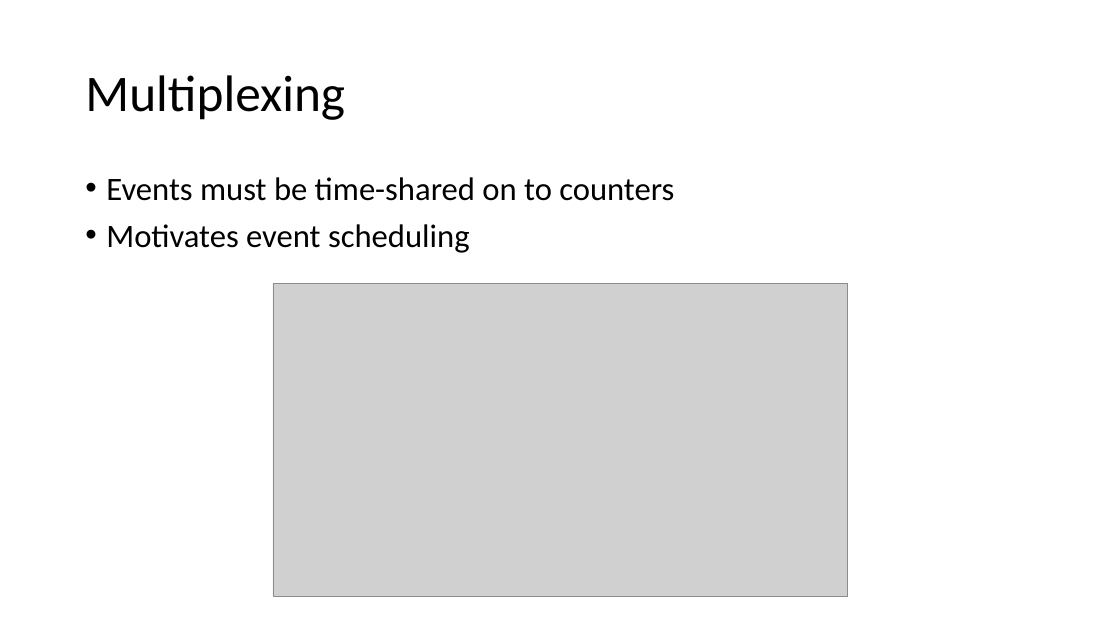
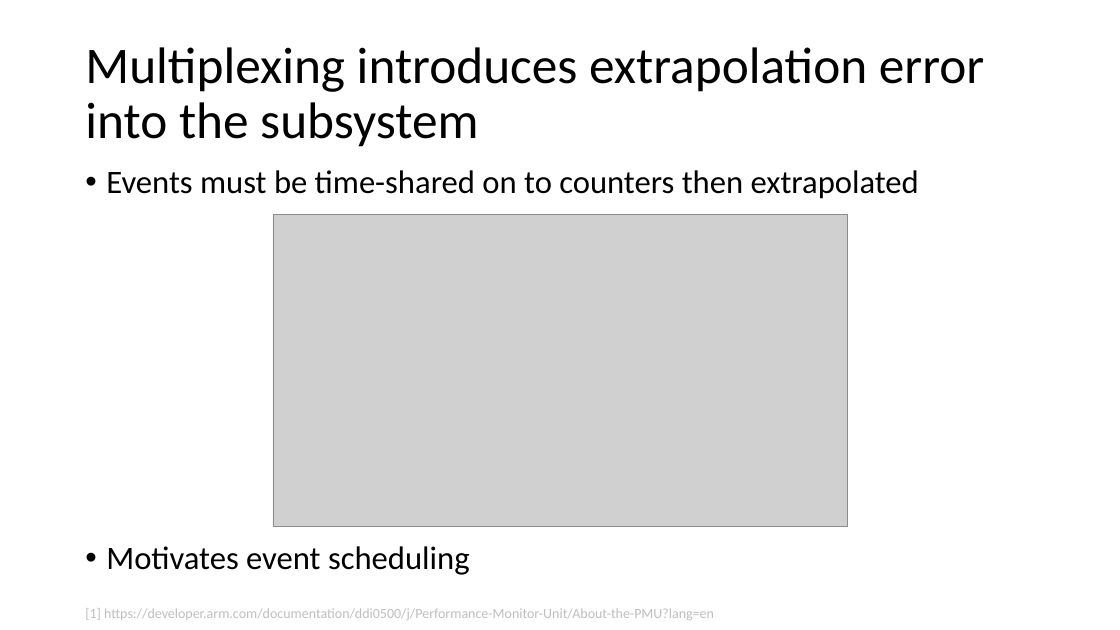
Before and after one commit to lienzhuzhu/project-522, a slide deck: slide 7 of midterm.pptx (slide 2 before the commit). Drawn at 1120x630 pixels with LibreOffice and Linux fonts; fonts in the diff are those of the drawing; grey boxes stand for pictures. Boxes give left, top, right and bottom in pixels: in the first picture for what was removed or moved away, otherwise in the second. Text is boxed around its words. In the diff, an @@ line names an element or a change of style, - is before the commit and + after.

Commit message:
WIP describing scheduling algorithm

```diff
--- a/midterm.pptx
+++ b/midterm.pptx
@@ title at (85, 47, 984, 147): text changed @@
-Multiplexing
+Multiplexing introduces extrapolation error into the subsystem
@@ text "Events must be time-shared on ...": place and size @@
-text "Events must be time-shared on ..." at (106, 177, 674, 253)
+text "Events must be time-shared on ..." at (106, 170, 919, 575)
@@ text at (106, 170, 919, 199): text changed @@
-• Events must be time-shared on to counters
+• Events must be time-shared on to counters then extrapolated
@@ picture: place and size @@
-picture at (273, 284, 847, 597)
+picture at (273, 214, 847, 527)
@@ text added at (85, 608, 714, 620), 12 pt, text #BFBFBF @@
+[1] https://developer.arm.com/documentation/ddi0500/j/Performance-Monitor-Unit/About-the-PMU?lang=en
```
Also in this commit, not shown: 1 other slide changed, 6 slides added, 1 slide removed.
